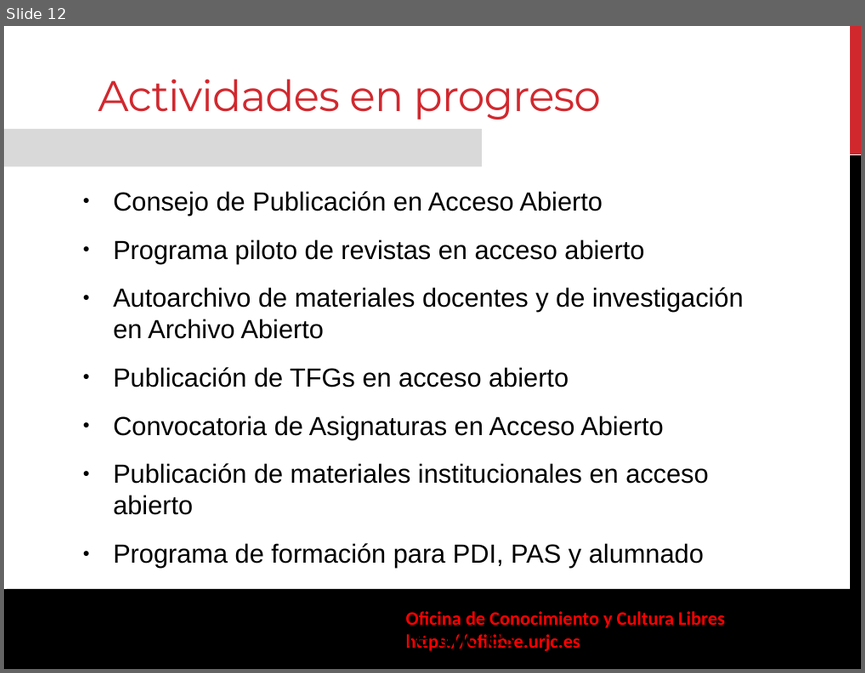
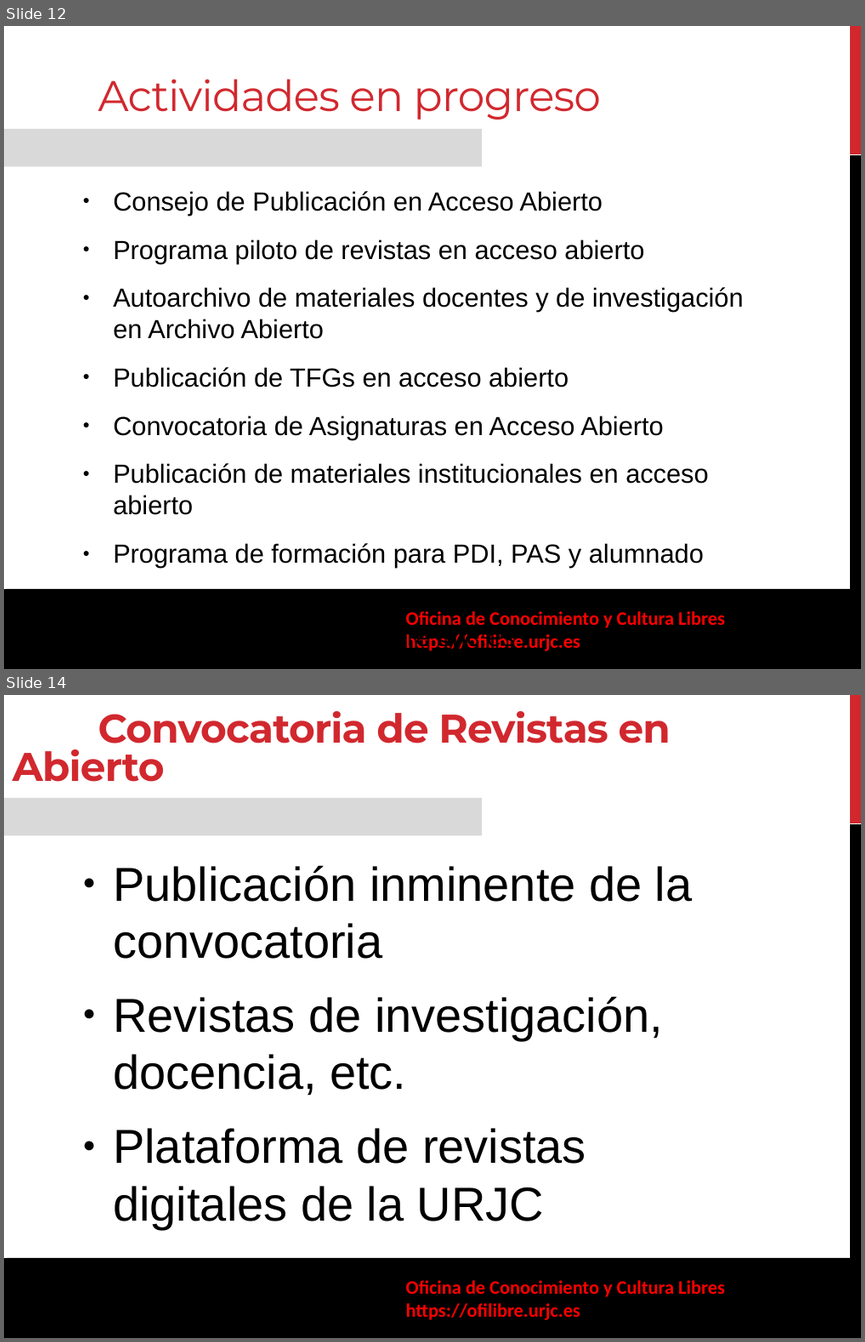
Before and after one commit to gabrielIzquierdo/OfiLibreGabri.github.io, a slide deck: static/transpas/ofilibre/Ofilibre-presentacion.odp. Shown one above the other, each under a label of ours: slide 12 before the commit, slides 12 and 14 after it; the slides between them are not shown. The pictures are 865x673 and 865x1342 pixels, drawn with LibreOffice and Linux fonts; fonts in the diff are those of the drawing; background and template pictures are left out. Boxes give left, top, right and bottom in pixels: in the first picture for what was removed or moved away, otherwise in the second. Text is boxed around its words. In the diff, an @@ line names an element or a change of style, - is before the commit and + after.

```diff
--- a/static/transpas/ofilibre/Ofilibre-presentacion.odp
+++ b/static/transpas/ofilibre/Ofilibre-presentacion.odp
@@ slide 14 added at box(4, 695, 861, 1338), background #FFFFFF; not listed: 5 template elements that a slide beside it also shows @@
@@ text added at box(12, 711, 670, 782), 33.6 pt, text #D1282E, bold @@
+Convocatoria de Revistas en Abierto
@@ text added at box(113, 865, 692, 1228), 40 pt, text #000000 @@
+● Publicación inminente de la convocatoria
+● Revistas de investigación, docencia, etc.
+● Plataforma de revistas digitales de la URJC
```
Also in this commit, not shown: 2 slides changed, 1 other slide added, 1 other file.
